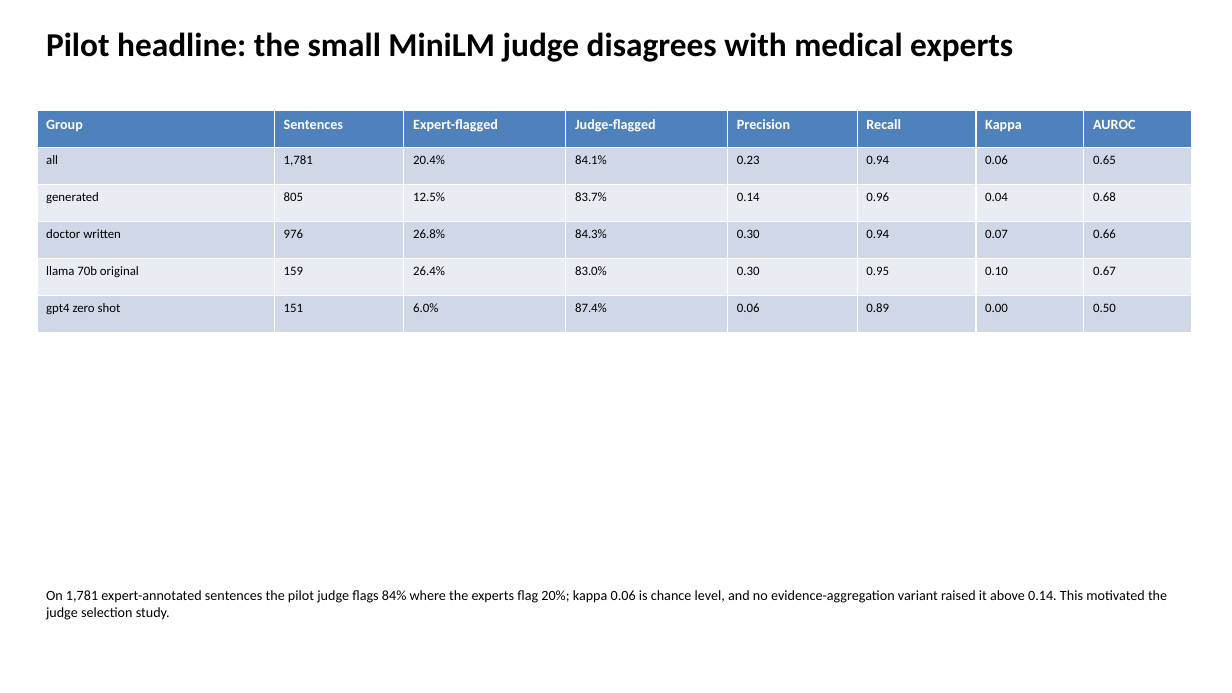
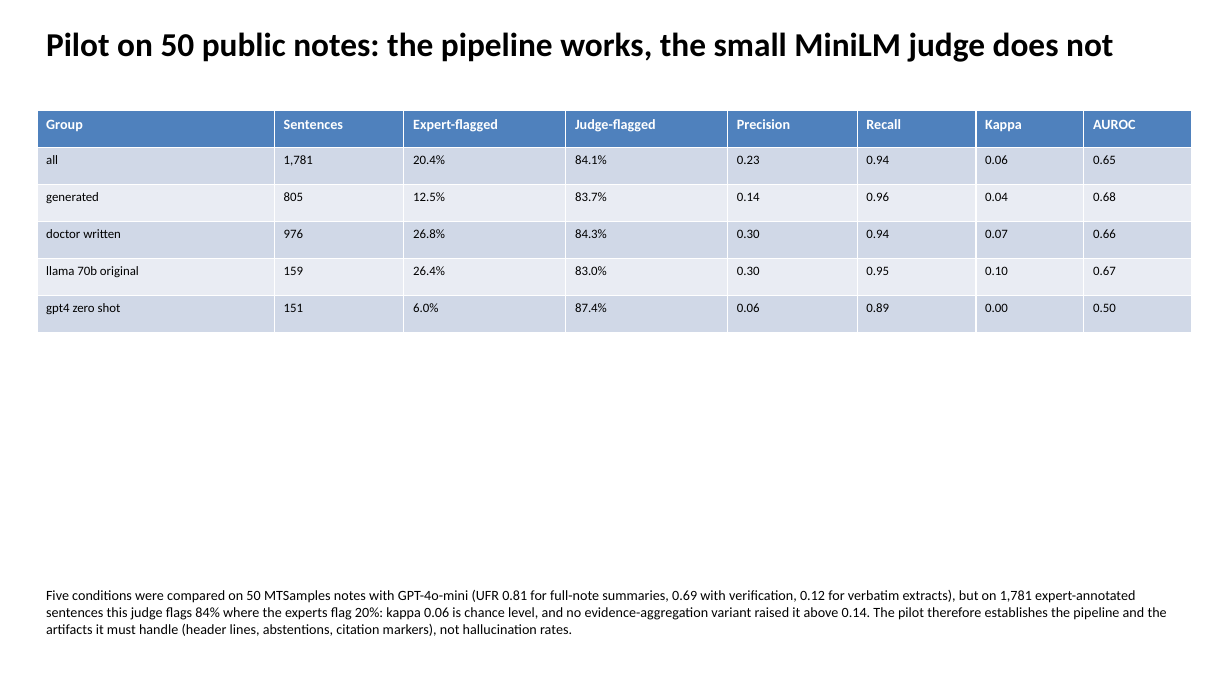
Before and after one commit to slay-a/medical-hallucination-eval, a slide deck: slide 4 of deliverables/Progress_Slides_Fall2026.pptx (slide 7 before the commit). Drawn at 1232x693 pixels with LibreOffice and Linux fonts; fonts in the diff are those of the drawing. Boxes give left, top, right and bottom in pixels: in the first picture for what was removed or moved away, otherwise in the second. Text is boxed around its words. In the diff, an @@ line names an element or a change of style, - is before the commit and + after.

```diff
--- a/deliverables/Progress_Slides_Fall2026.pptx
+++ b/deliverables/Progress_Slides_Fall2026.pptx
@@ text at (46,32,1113,62): text changed @@
-Pilot headline: the small MiniLM judge disagrees with medical experts
+Pilot on 50 public notes: the pipeline works, the small MiniLM judge does not
@@ text at (46,590,1167,636): text changed @@
-On 1,781 expert-annotated sentences the pilot judge flags 84% where the experts flag 20%; kappa 0.06 is chance level, and no evidence-aggregation variant raised it above 0.14. This motivated the judge selection study.
+Five conditions were compared on 50 MTSamples notes with GPT-4o-mini (UFR 0.81 for full-note summaries, 0.69 with verification, 0.12 for verbatim extracts), but on 1,781 expert-annotated sentences this judge flags 84% where the experts flag 20%: kappa 0.06 is chance level, and no evidence-aggregation variant raised it above 0.14. The pilot therefore establishes the pipeline and the artifacts it must handle (header lines, abstentions, citation markers), not hallucination rates.
```
Also in this commit, not shown: 5 other slides changed, 9 slides removed, 3 other files.
